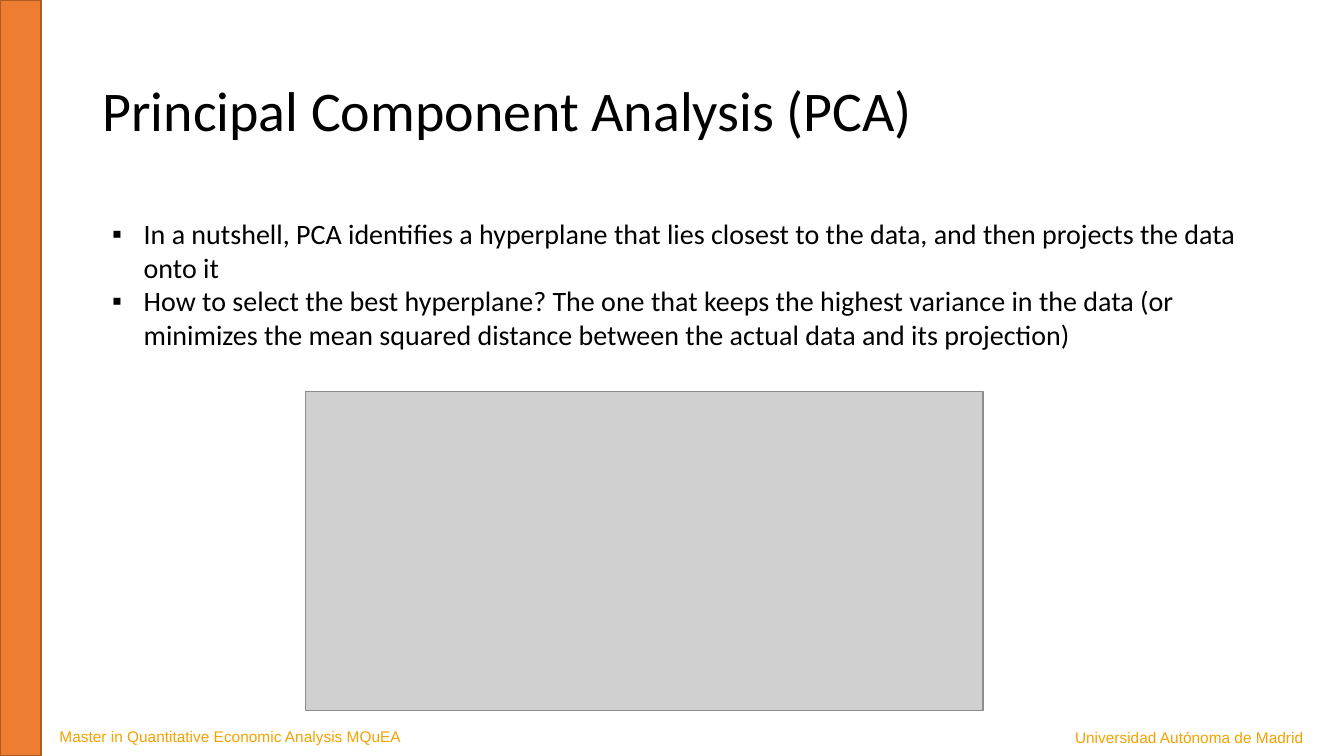
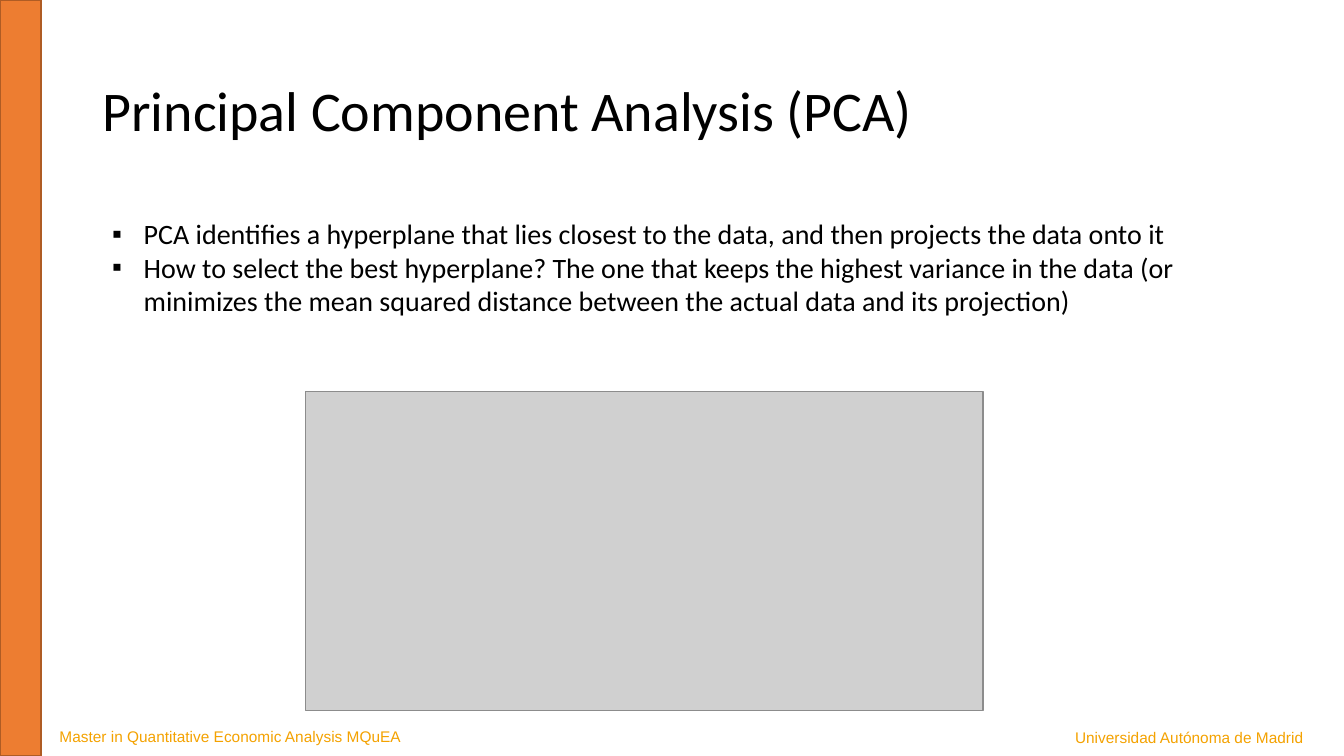
Before and after one commit to JavierBas/IMLEF-MQuEA, a slide deck: slide 6 of Course content/Slides/Topic 7 - Dimensionality reduction.pptx (slide 8 before the commit). Drawn at 1344x756 pixels with LibreOffice and Linux fonts; fonts in the diff are those of the drawing; grey boxes stand for pictures. Boxes give left, top, right and bottom in pixels: in the first picture for what was removed or moved away, otherwise in the second. Text is boxed around its words. In the diff, an @@ line names an element or a change of style, - is before the commit and + after.

```diff
--- a/Course content/Slides/Topic 7 - Dimensionality reduction.pptx
+++ b/Course content/Slides/Topic 7 - Dimensionality reduction.pptx
@@ text at bbox=[144, 224, 1164, 249]: text changed @@
-▪ In a nutshell, PCA identifies a hyperplane that lies closest to the data, and then projects the data onto it
+▪ PCA identifies a hyperplane that lies closest to the data, and then projects the data onto it
```
Also in this commit, not shown: 5 other slides changed, 1 slide added, 2 slides removed, 6 other files.
